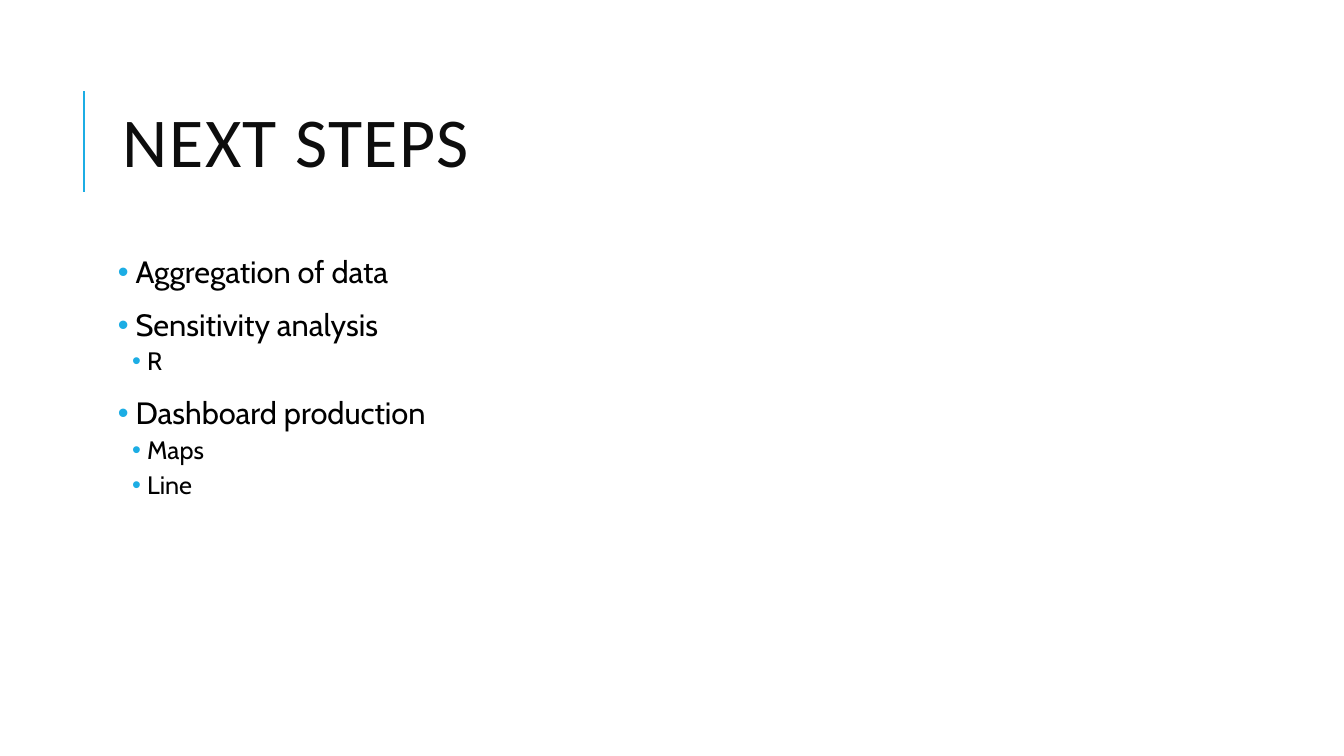
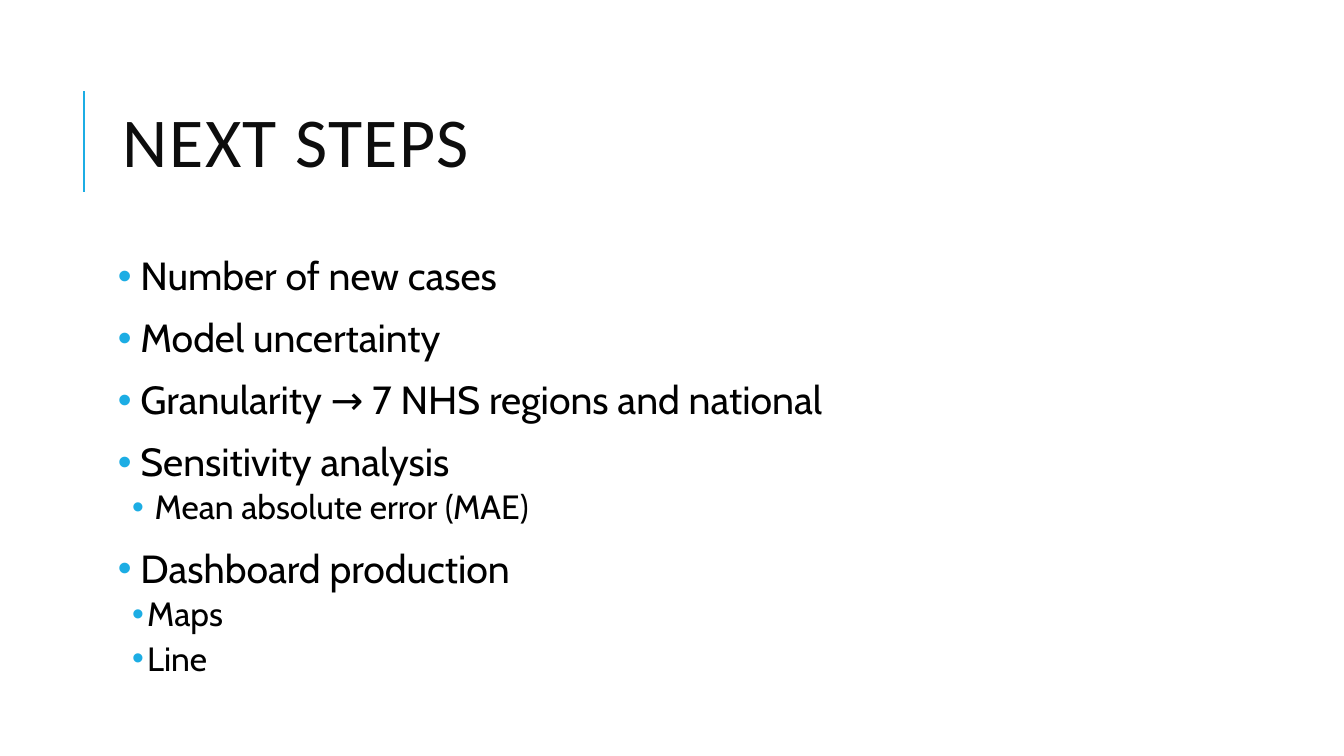
Before and after one commit to florencema1/rtestww, a slide deck: slide 22 of Presentation 1.pptx (slide 20 before the commit). Drawn at 1344x756 pixels with LibreOffice and Linux fonts; fonts in the diff are those of the drawing. Boxes give left, top, right and bottom in pixels: in the first picture for what was removed or moved away, otherwise in the second. Text is boxed around its words. In the diff, an @@ line names an element or a change of style, - is before the commit and + after.

```diff
--- a/Presentation 1.pptx
+++ b/Presentation 1.pptx
@@ text at box(140, 260, 822, 424): text changed; size 22 to 28 pt @@
-• Aggregation of data
+• Number of new cases
+• Model uncertainty
+• Granularity → 7 NHS regions and national
@@ text at box(140, 446, 510, 672): size 22 to 28 pt in "Sensitivity analysis", "Dashboard production"; size 18 to 24 pt in "Maps", "Line" @@
@@ text at box(155, 493, 529, 524): text changed; size 18 to 24 pt @@
-  • R
+  • Mean absolute error (MAE)
```
Also in this commit, not shown: 9 other slides changed, 2 slides added, 15 other files.
